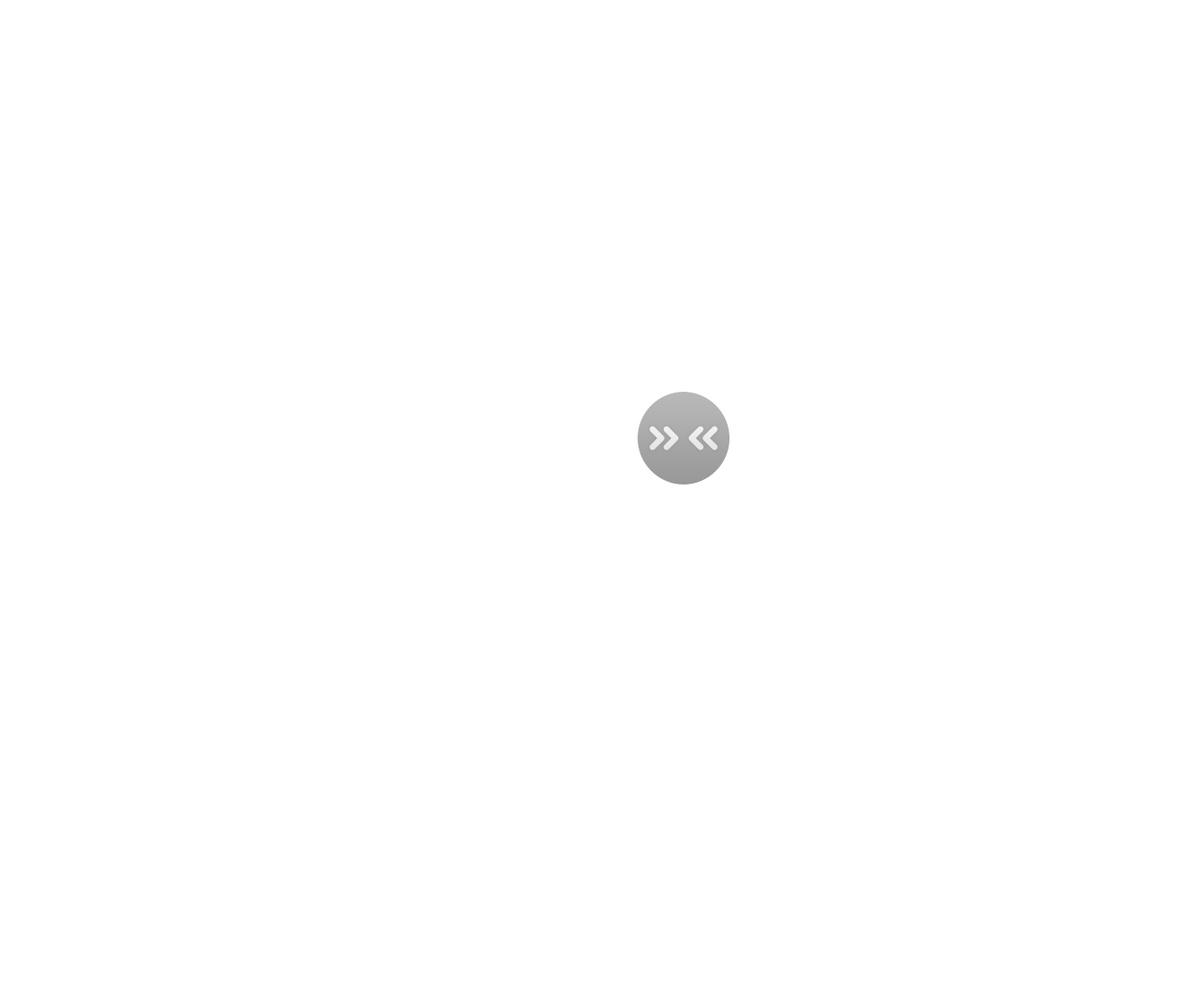
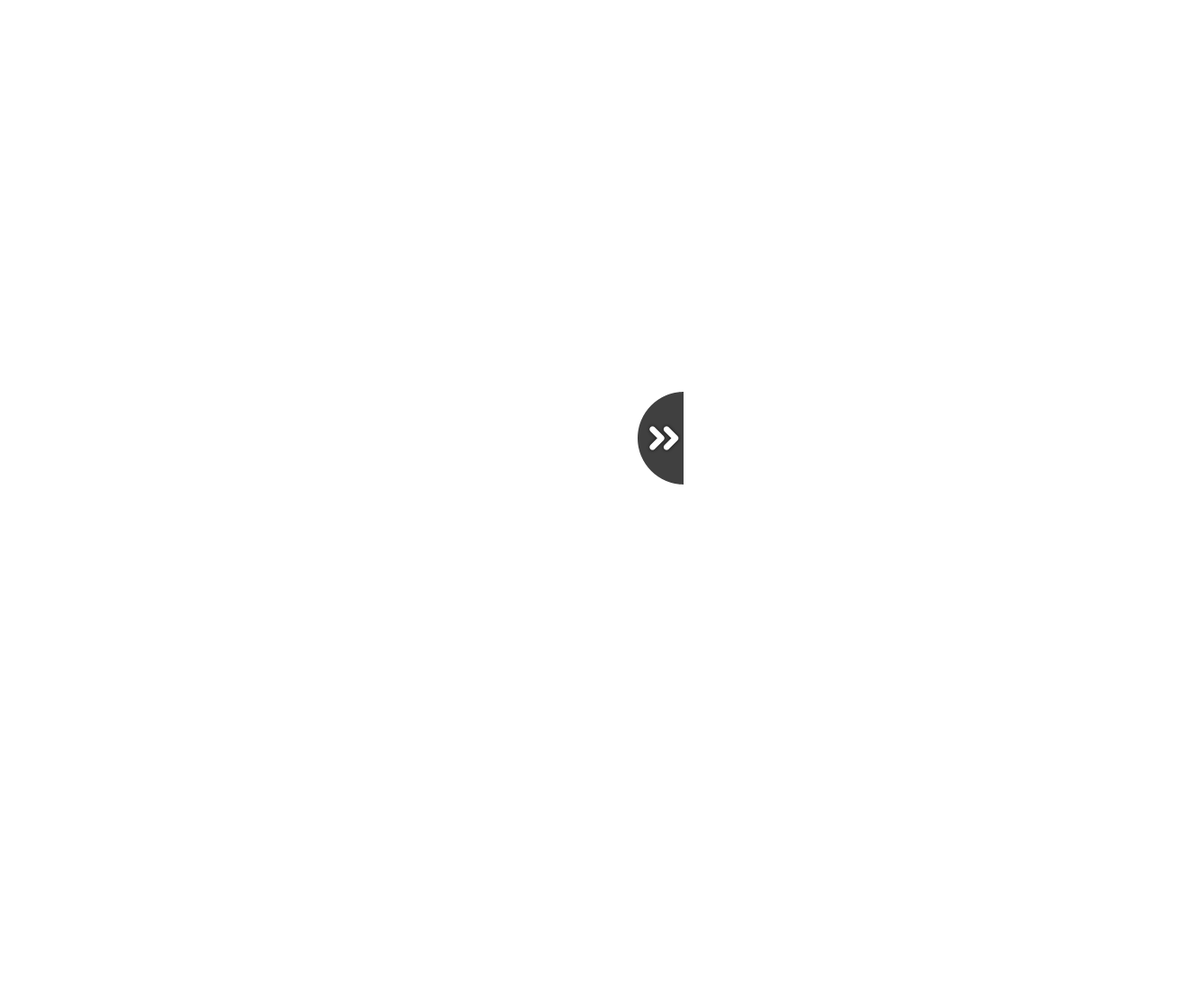
Two versions of the same layered image (1196 × 1006). Layer-by-layer changes:
"Next": opacity 50% → 100%, painted on it over [637, 391, 684, 485]
hid "Prev", opacity 50% → 100%, painted on it over [683, 391, 730, 485]
